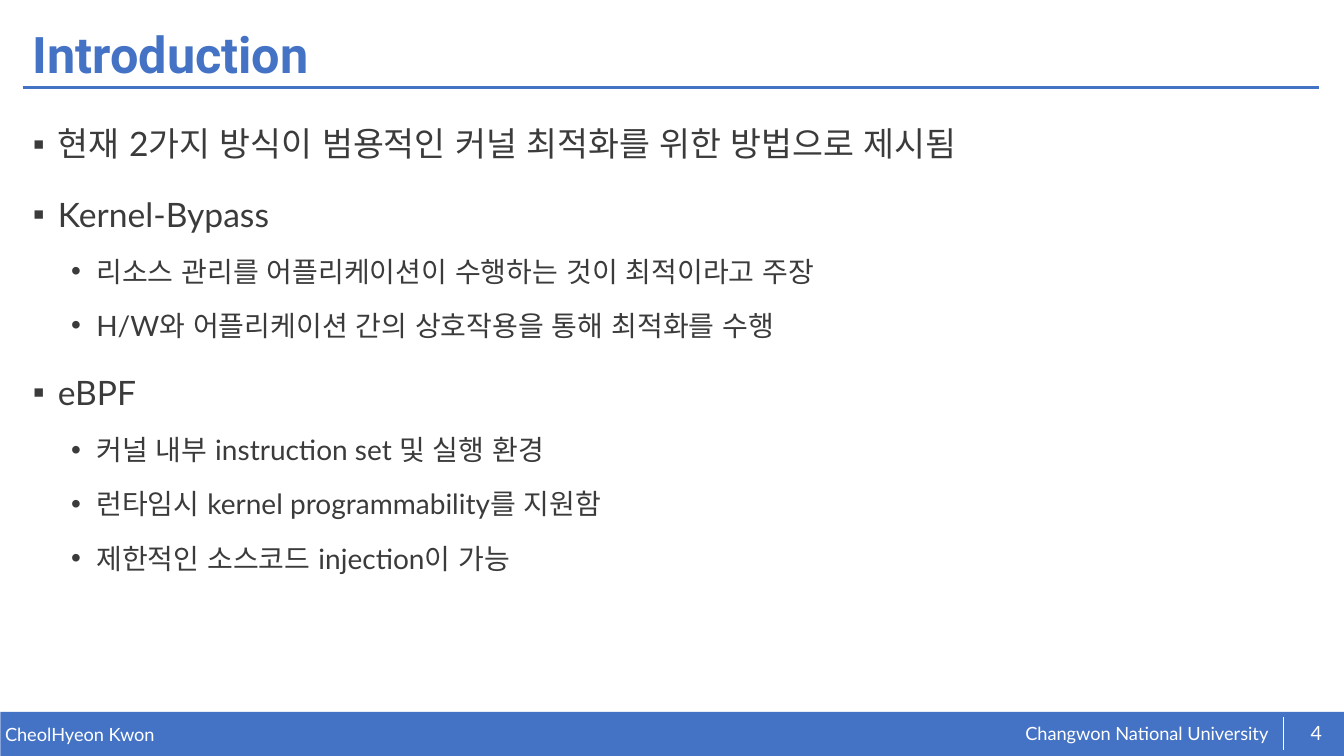
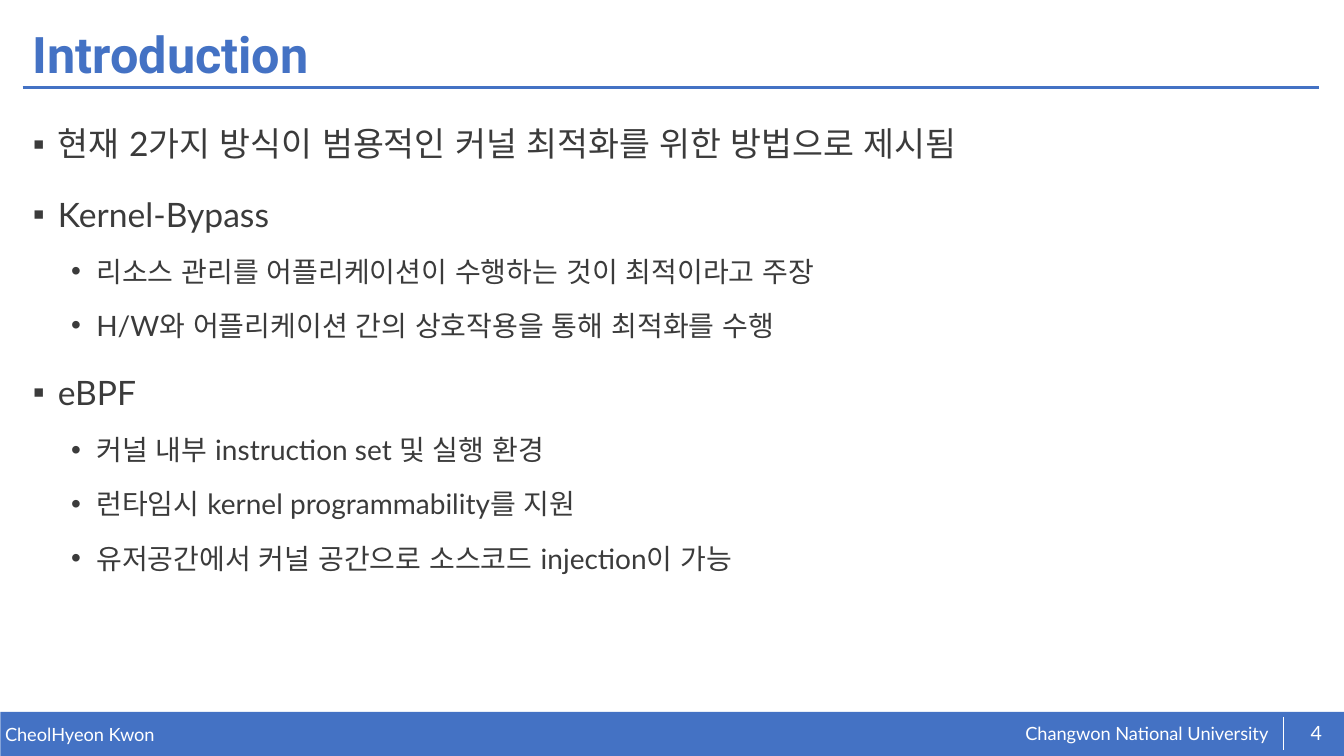
Before and after one commit to kkcchh9999/Studied_in_NOSLab, a slide deck: slide 4 of presentation/Toward Reconfigurable Kernel Datapaths with Learned Optimizations.pptx. Drawn at 1344x756 pixels with LibreOffice and Linux fonts; fonts in the diff are those of the drawing. Boxes give left, top, right and bottom in pixels: in the first picture for what was removed or moved away, otherwise in the second. Text is boxed around its words. In the diff, an @@ line names an element or a change of style, - is before the commit and + after.

```diff
--- a/presentation/Toward Reconfigurable Kernel Datapaths with Learned Optimizations.pptx
+++ b/presentation/Toward Reconfigurable Kernel Datapaths with Learned Optimizations.pptx
@@ text at [96,491,732,574]: text changed @@
-  • 런타임시 kernel programmability를 지원함
-  • 제한적인 소스코드 injection이 가능
+  • 런타임시 kernel programmability를 지원
+  • 유저공간에서 커널 공간으로 소스코드 injection이 가능
```
Also in this commit, not shown: 9 other slides changed, 8 slides added.
